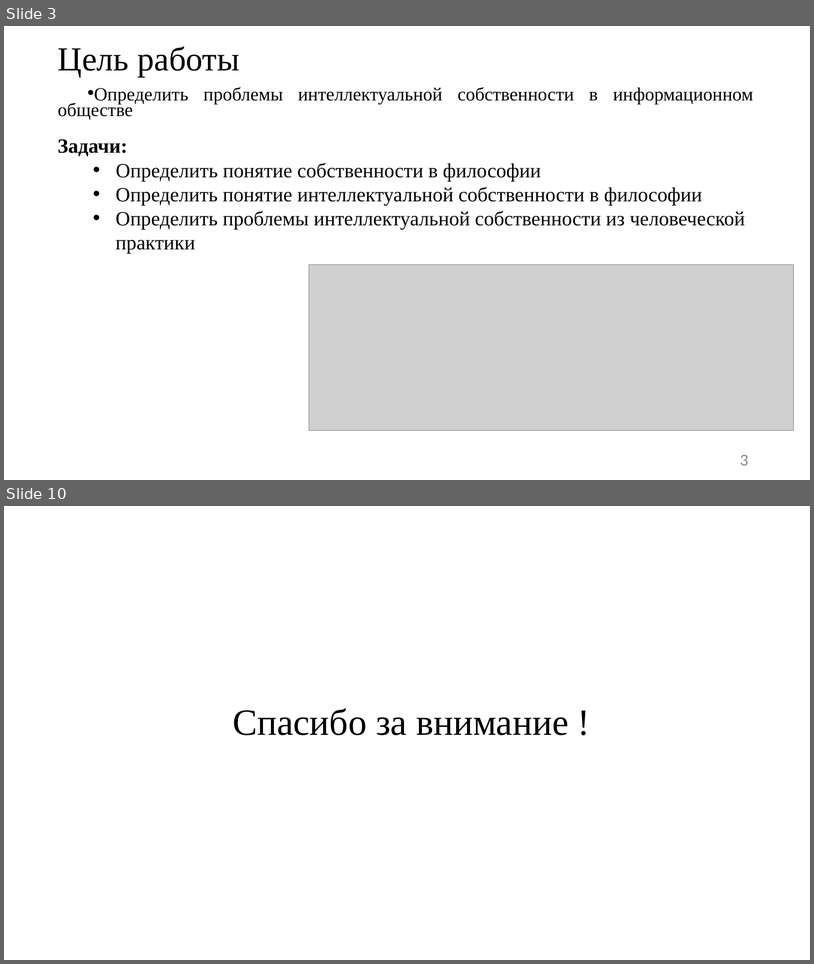
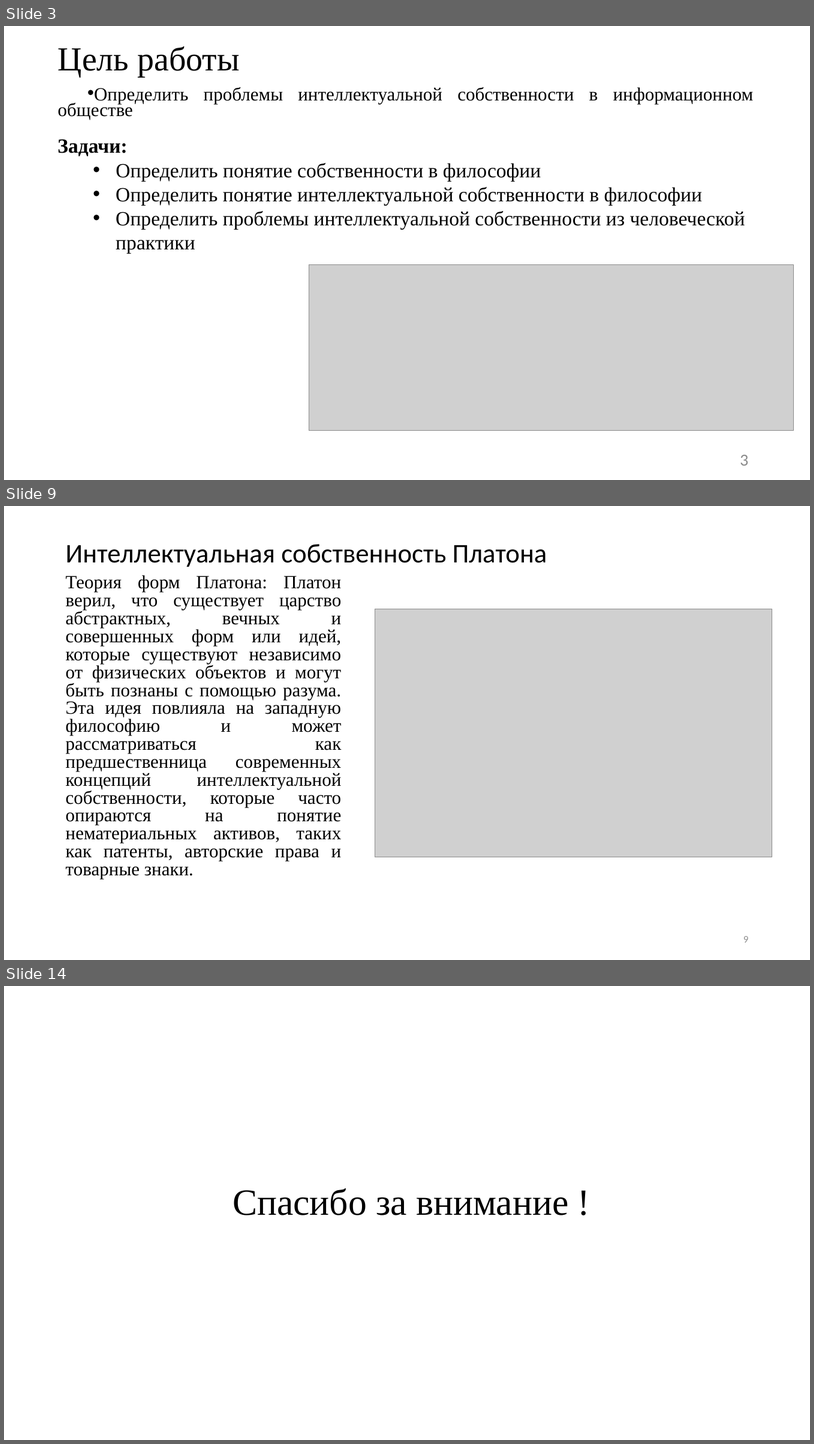
Before and after one commit to JacKira/UpLift_CandidateDegree, a slide deck: Философия/Выступление/Презентация Фейзуллин М8О-104А-23.pptx. Shown one above the other, each under a label of ours: slides 3 and 10 before the commit, slides 3, 9 and 14 after it; the slides between them are not shown. The pictures are 814x964 and 814x1444 pixels, drawn with LibreOffice and Linux fonts; fonts in the diff are those of the drawing; grey boxes stand for pictures. Boxes give left, top, right and bottom in pixels: in the first picture for what was removed or moved away, otherwise in the second. Text is boxed around its words. In the diff, an @@ line names an element or a change of style, - is before the commit and + after.

```diff
--- a/Философия/Выступление/Презентация Фейзуллин М8О-104А-23.pptx
+++ b/Философия/Выступление/Презентация Фейзуллин М8О-104А-23.pptx
@@ slide 9 added at (x1=4, y1=506, x2=810, y2=960), background #FFFFFF @@
@@ title added at (x1=66, y1=544, x2=548, y2=567), 32 pt, text #000000 @@
+Интеллектуальная собственность Платона
@@ text added at (x1=66, y1=575, x2=342, y2=879), 22.2 pt, text #000000 @@
+Теория форм Платона: Платон верил, что существует царство абстрактных, вечных и совершенных форм или идей, которые существуют независимо от физических объектов и могут быть познаны с помощью разума. Эта идея повлияла на западную философию и может рассматриваться как предшественница современных концепций интеллектуальной собственности, которые часто опираются на понятие нематериальных активов, таких как патенты, авторские права и товарные знаки.
@@ picture added at (x1=375, y1=609, x2=772, y2=857) @@
@@ page number added at (x1=744, y1=936, x2=749, y2=942), 12 pt, text #8C8C8C @@
+9
@@ what was slide 10 is now slide 14 @@
```
Also in this commit, not shown: 5 slides changed, 4 other slides added, 1 slide removed.
